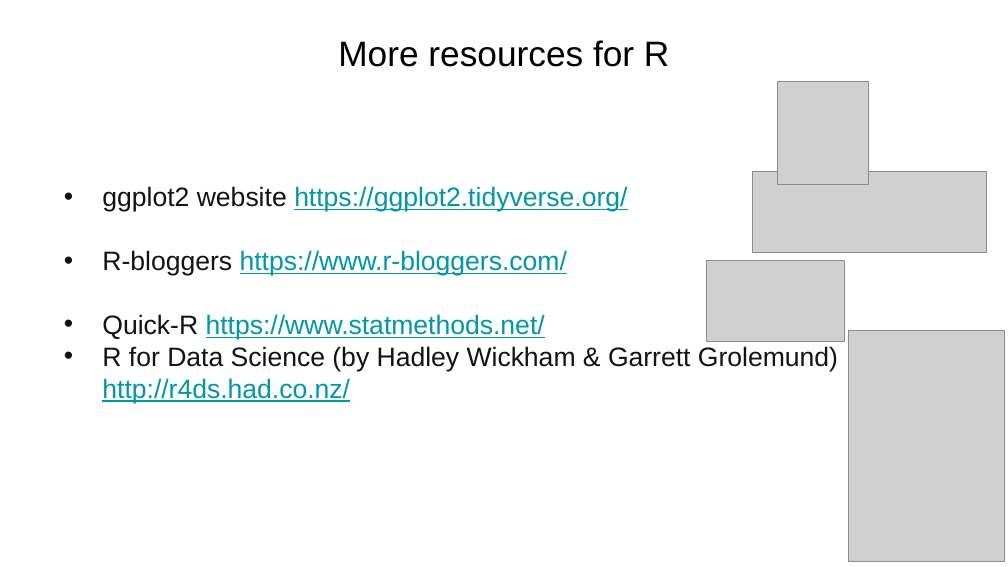
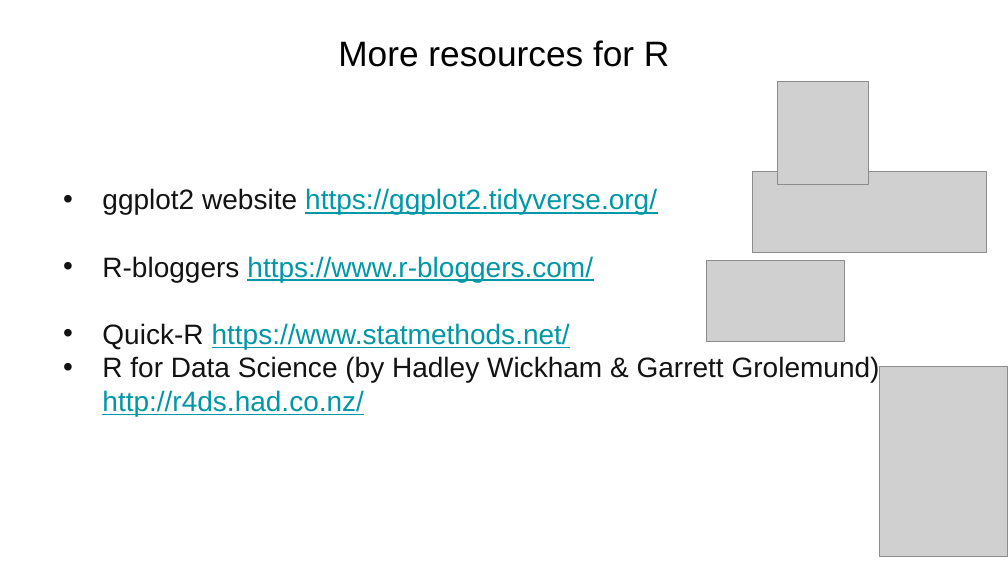
Before and after one commit to Dowell-Lab/srworkshop, a slide deck: slide 11 of day06/slides/Day6_slides.pptx. Drawn at 1008x567 pixels with LibreOffice and Linux fonts; fonts in the diff are those of the drawing; grey boxes stand for pictures. Boxes give left, top, right and bottom in pixels: in the first picture for what was removed or moved away, otherwise in the second. Text is boxed around its words. In the diff, an @@ line names an element or a change of style, - is before the commit and + after.

```diff
--- a/day06/slides/Day6_slides.pptx
+++ b/day06/slides/Day6_slides.pptx
@@ text "ggplot2 website https://ggplot2.tidyverse.org/" at (x1=102, y1=188, x2=880, y2=416): size 19 to 20 pt; indent changed @@
@@ picture resized from (x1=849, y1=331, x2=1005, y2=561) to (x1=880, y1=367, x2=1008, y2=556) @@
```
Also in this commit, not shown: 5 other slides changed.
